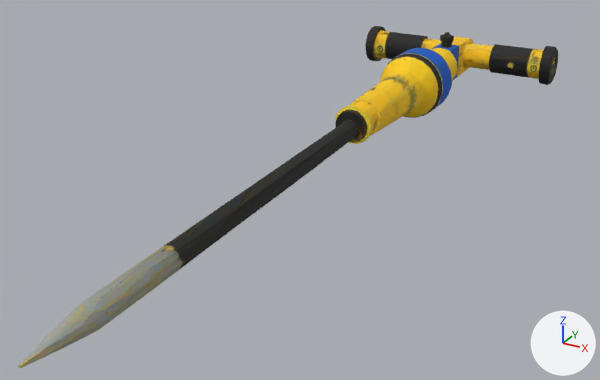
The glTF model public/models/piqueur-meshy.glb: old version first, new version second.
One viewpoint serves both versions: a 50 mm lens placed at (0.339, -0.809, 0.278), pointed at (-0.016, -0.164, -0.044). Lighting does not change. The marker at lower right points along +X, +Y and +Z. The picture after the commit comes second. Where no turn or scale is listed for an object, it has been applied to the vertices. Vertices at exactly the same position are counted once.
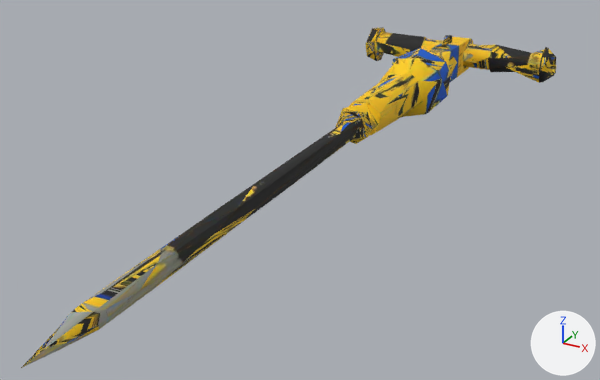
Boxes [x1, y1, x2, y2] around the edits, measured in the pictures (600 x 380 px):
'Mesh_0', reshaped: before [18, 26, 558, 368]; after [21, 27, 556, 368]
part 1 of me_mesh_0, cut back: before [18, 26, 558, 368]; after [429, 49, 451, 56]

Diff of the bpy script that builds the scene:
```diff
--- a/public/models/piqueur-meshy.glb.py
+++ b/public/models/piqueur-meshy.glb.py
@@ me_mesh_0 @@
 # used by ob_mesh_0; location = (0.0, -0.1333, 0.0)
-me_mesh_0.from_pydata(...)  # 1523 vertices, 3055 faces; spans x -0.126..0.126, y -0.4..0.4, z -0.039..0.039
+me_mesh_0.from_pydata(...)  # 377 vertices, 763 faces; spans x -0.126..0.126, y -0.4..0.4, z -0.037..0.038
+# me_mesh_0 part 1: 1 vertex moved within x -0.006, y 0.274, z 0.023; 1146 vertices removed from x -0.126..0.126, y -0.4..0.4, z -0.039..0.039
 me_mesh_0.materials.append(mat_material_0)
```
